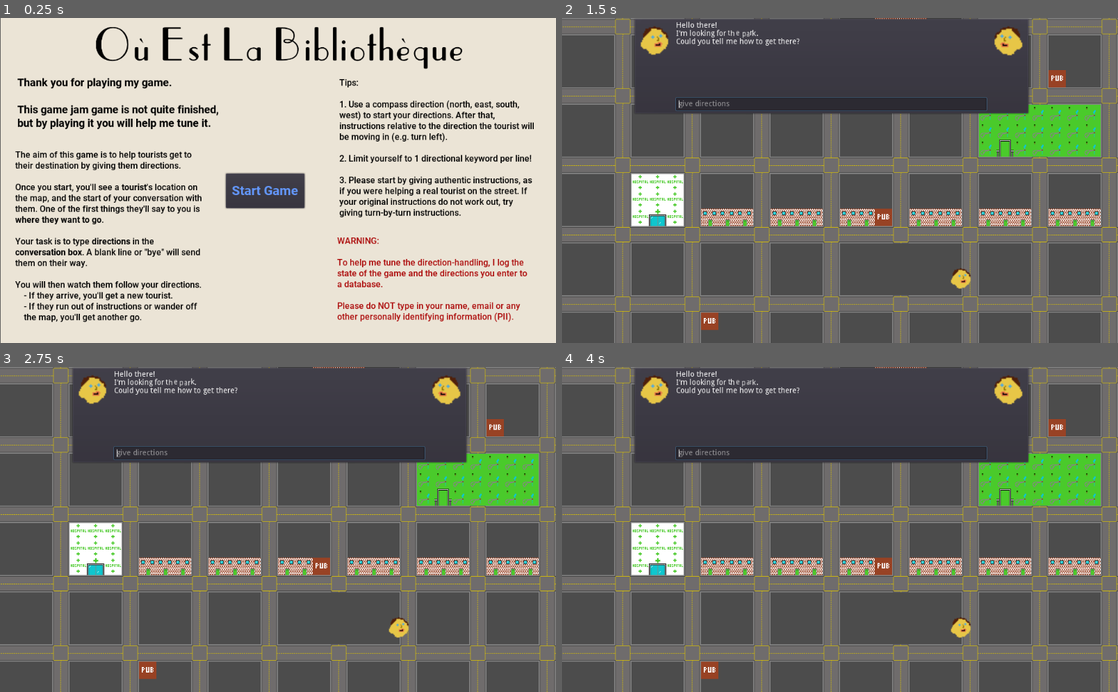
Above: before the commit, frames 1-4 (two rows, left to right).
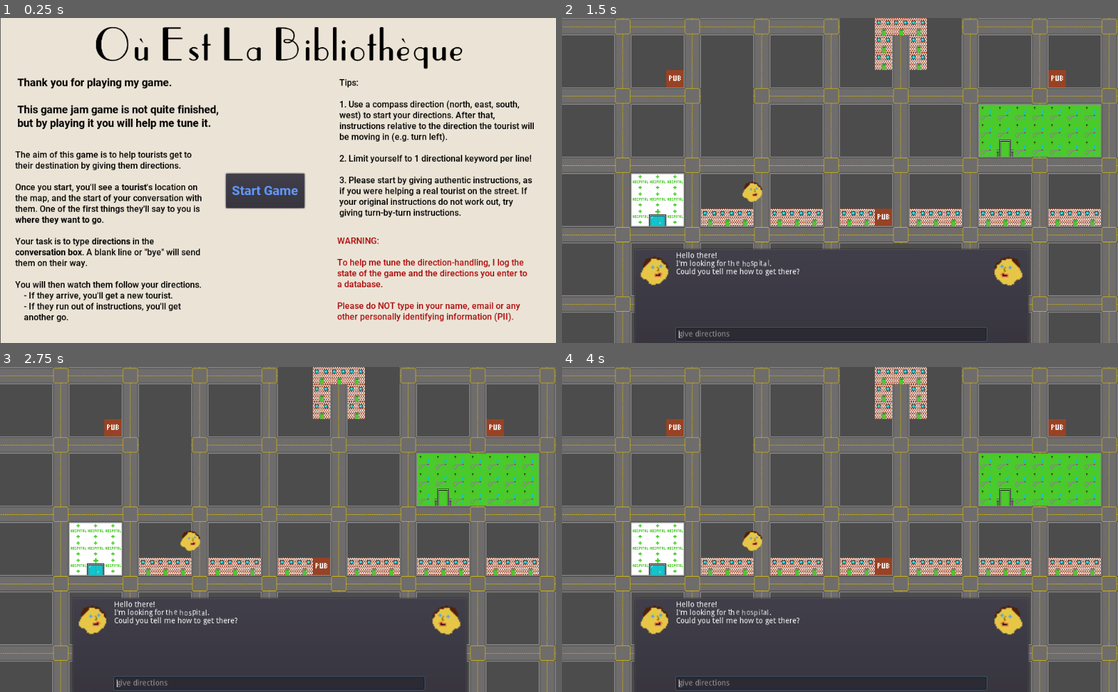
Above: after the commit, the same moments.

Repository: rikkiprince/ggj21-wfh-lost-and-found
Game: Godot game, scene res://HomeScreen.tscn
Same seed, same stepped clock (60 frames per second), same inputs: the game is played once before the commit and once after it.
Inputs:
- Up to frame 1 (0.25 s): no input
- Up to frame 2 (1.5 s): click "Start Game" at 0.5 s
- Up to frame 3 (2.75 s): no input
- Up to frame 4 (4 s): no input

The runs differ from the first frame. In frame 1, 0.4% of the frame differs, in the area x 4-36%, y 87-94%; in frame 2, 22%; in frame 3, 22%, in the area x 13-84%, y 0-100%; in frame 4, 22%.

Commit message:
Fix bug and handle running out of directions

Diff:
--- a/godot-project/Conversation.gd
+++ b/godot-project/Conversation.gd
@@ -1,6 +1,6 @@
 extends RichTextLabel
 
-onready var conversation_panel = find_parent("ConversationPanel")
+onready var conversation_panel = get_parent().get_parent().get_parent() #find_parent("ConversationPanel")
 var directions = []
 
 func _on_Speech_text_entered(new_text):
--- a/godot-project/HomeScreen.tscn
+++ b/godot-project/HomeScreen.tscn
@@ -89,7 +89,7 @@
 
 You will then watch them follow your directions.
 [indent]- If they arrive, you'll get a new tourist.
-- If they run out of instructions or wander off the map, you'll get another go.[/indent]
+- If they run out of instructions, you'll get another go.[/indent]
 "
 text = "The aim of this game is to help tourists get to their destination by giving them directions.
 
@@ -99,7 +99,7 @@
 
 You will then watch them follow your directions.
 	- If they arrive, you'll get a new tourist.
-- If they run out of instructions or wander off the map, you'll get another go.
+- If they run out of instructions, you'll get another go.
 "
 __meta__ = {
 "_edit_use_anchors_": false
--- a/godot-project/Level1.gd
+++ b/godot-project/Level1.gd
@@ -13,8 +13,8 @@
 	#randomize()
 	#var new_seed = randi()
 	#print("SEED: "+str(new_seed))
-	#rng.randomize()
-	rng.seed = 1366326005678505183 #1882199055
+	rng.randomize()
+	#rng.seed = 1366326005678505183 #1882199055
 	s = rng.seed
 	print("SEED: "+str(s))
 	new_tourist()
@@ -31,8 +31,10 @@
 	var tourist_node = tourist_scene.instance()
 	tourist_node.position = world_coords
 	tourist_node.list_of_directions = ["south","left","straight"]
+	tourist_node.starting_location = starting_location
 	tourist_node.destination = destination_cell
 	tourist_node.connect("tourist_arrived", self, "_on_Tourist_tourist_arrived")
+	tourist_node.connect("ran_out_of_directions", self, "_on_Tourist_ran_out_of_directions")
 	add_child(tourist_node)
 	return tourist_node
 
@@ -49,7 +51,15 @@
 
 func _on_Tourist_tourist_arrived(tourist):
 	tourist.queue_free()
+	#rng.randi()
+	#rng.randi()
 	new_tourist()
+
+func _on_Tourist_ran_out_of_directions(tourist):
+	var new_tourist = place_new_tourist_at(tourist.starting_location, tourist.destination)
+	launch_conversation_panel(new_tourist, tourist.starting_location, tourist.destination)
+	tourist.queue_free()
+
 
 enum Tiles {
 	HORIZONTAL_ROAD,
--- a/godot-project/MoveTourist.gd
+++ b/godot-project/MoveTourist.gd
@@ -9,6 +9,7 @@
 var direction = Vector2()
 
 signal tourist_arrived(tourist)
+signal ran_out_of_directions(tourist)
 
 const N = Vector2(0,-1)
 const S = Vector2(0,1)
@@ -24,6 +25,8 @@
 
 var compass_directions_regex
 var relative_directions_regex
+
+var starting_location
 
 # Called when the node enters the scene tree for the first time.
 func _ready():
@@ -74,6 +77,7 @@
 			return self.get(new_compass_direction)
 		else:
 			print("ERROR: Could not find vector for compass direction "+str(new_compass_direction))
+			#emit_signal("ran_out_of_directions",self)
 	else:
 		var relative_match = relative_directions_regex.search(direction_text)
 		if(relative_match):
@@ -84,6 +88,9 @@
 				return relative_to_compass(current_direction, relative_direction)
 		else:
 			print("WARNING: Unknown direction "+str(direction_text))
+			#emit_signal("ran_out_of_directions",self)
+
+	emit_signal("ran_out_of_directions",self)
 	return STOOD_STILL # TODO: Make this "straight"?
 
 func get_next_direction(current_direction):
@@ -91,6 +98,7 @@
 	print("\n---\n")
 	print("= Processing: '"+direction_text+"'")
 	if(direction_text == null or direction_text == ""):
+		emit_signal("ran_out_of_directions", self)
 		return STOOD_STILL # pick_random_direction() ?
 
 	var new_direction = convert_direction_text_to_vector(current_direction, direction_text)
@@ -98,7 +106,10 @@
 		return new_direction
 	else:
 		print("New direction "+str(new_direction)+" is not possible.")
+		emit_signal("ran_out_of_directions",self)
+		return STOOD_STILL
 
+	emit_signal("ran_out_of_directions",self)
 	return STOOD_STILL # pick_random_direction()
 
 func next_cell_valid(new_direction):
